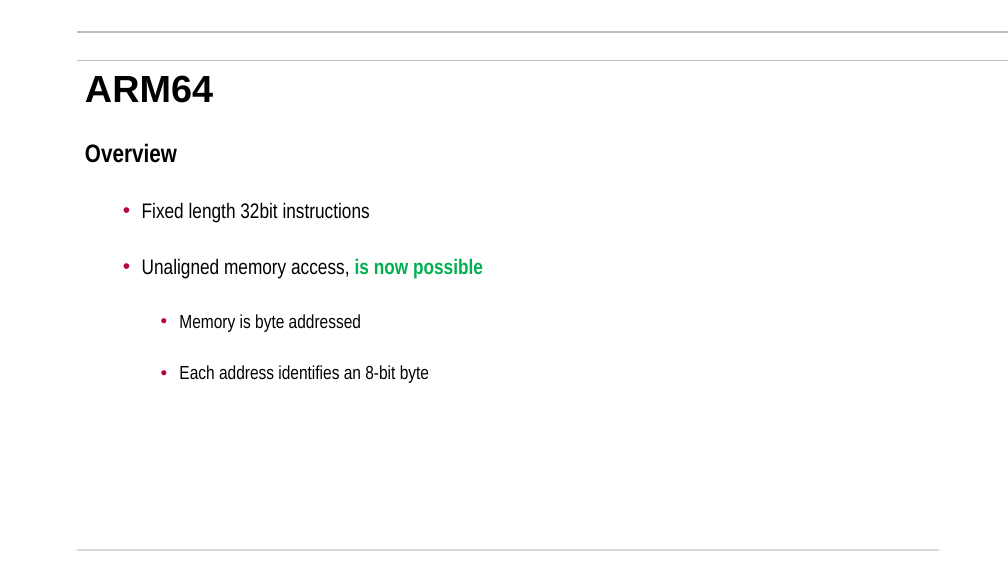
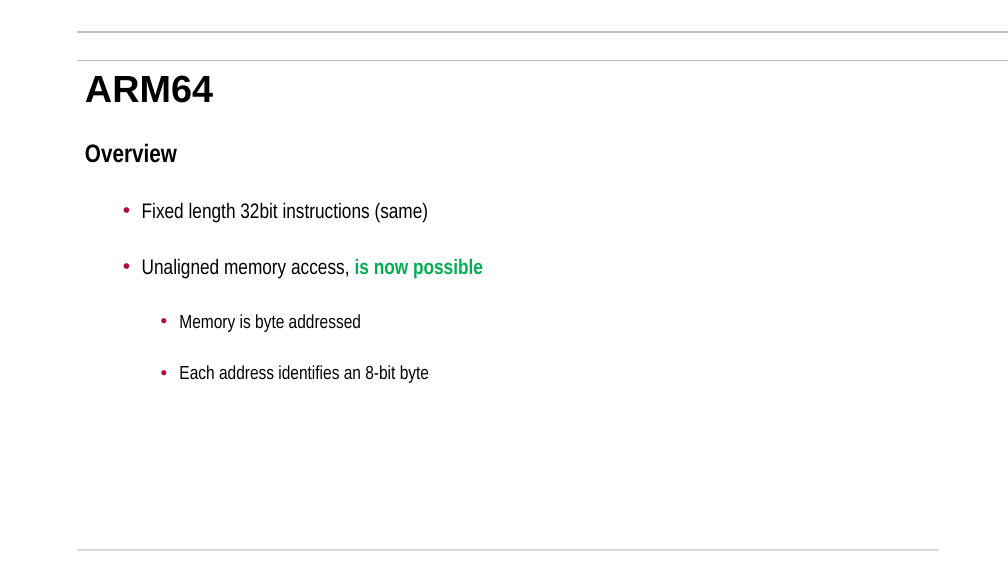
Before and after one commit to mikegrace2/CSEN20-Fall2026-Course-Website, a slide deck: slide 30 of Week10_64bitArmAndFinalPrep/ARM64Bit_V4.pptx (slide 21 before the commit). Drawn at 1008x567 pixels with LibreOffice and Linux fonts; fonts in the diff are those of the drawing; background and template pictures are left out. Boxes give left, top, right and bottom in pixels: in the first picture for what was removed or moved away, otherwise in the second. Text is boxed around its words. In the diff, an @@ line names an element or a change of style, - is before the commit and + after.

```diff
--- a/Week10_64bitArmAndFinalPrep/ARM64Bit_V4.pptx
+++ b/Week10_64bitArmAndFinalPrep/ARM64Bit_V4.pptx
@@ text at [142,202,429,223]: text changed @@
-  • Fixed length 32bit instructions
+  • Fixed length 32bit instructions (same)
```
Also in this commit, not shown: 9 other slides changed, 12 slides added, 1 slide removed.
